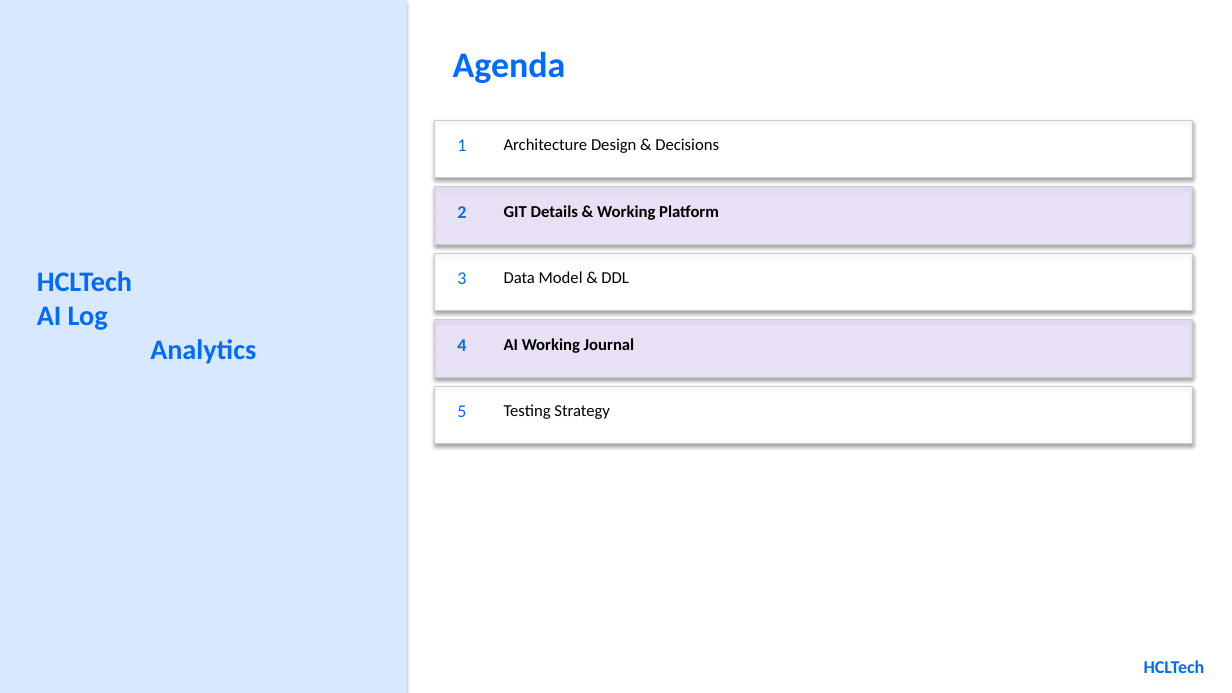
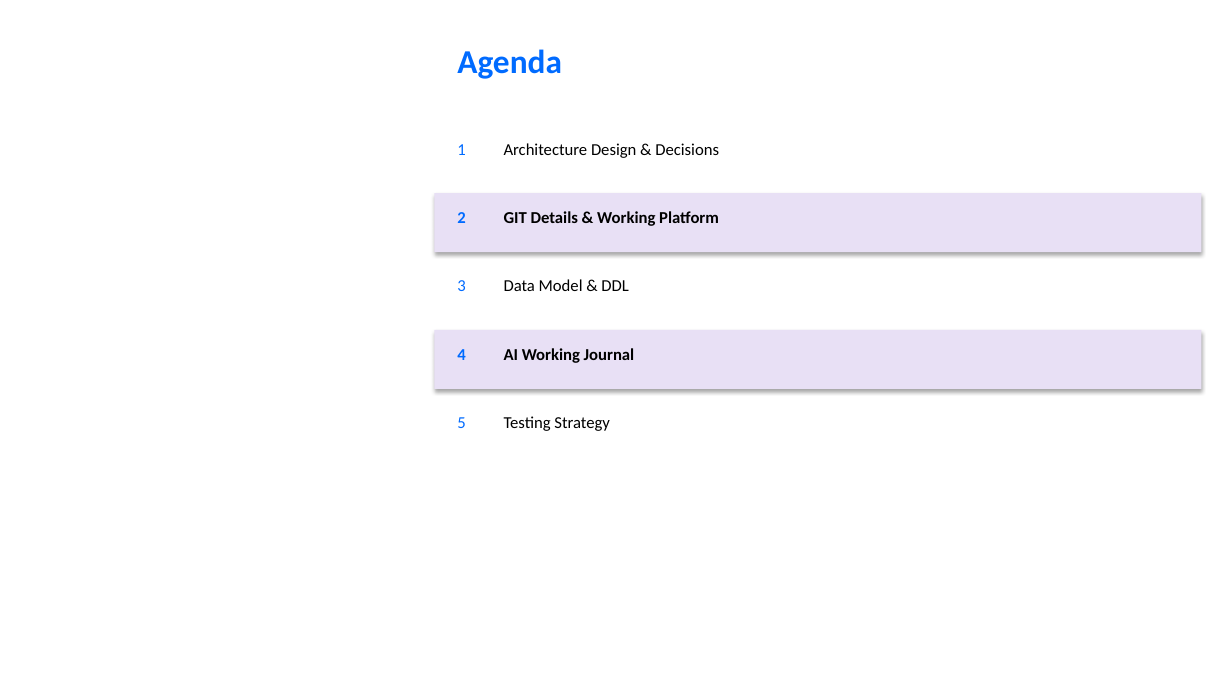
Before and after one commit to koundinyapappu-boop/ai-log-data-platform, a slide deck: slide 2 of docs/AI_Log_Analytics_Platform_HCLTech.pptx. Drawn at 1232x693 pixels with LibreOffice and Linux fonts; fonts in the diff are those of the drawing; background and template pictures are left out. Boxes give left, top, right and bottom in pixels: in the first picture for what was removed or moved away, otherwise in the second. Text is boxed around its words. In the diff, an @@ line names an element or a change of style, - is before the commit and + after.

```diff
--- a/docs/AI_Log_Analytics_Platform_HCLTech.pptx
+++ b/docs/AI_Log_Analytics_Platform_HCLTech.pptx
@@ rectangle removed at (0,0,407,693) @@
@@ text "Agenda" at (457,49,562,79): size 28 to 26 pt @@
@@ rectangle removed at (434,120,1192,177) @@
@@ text "Architecture Design & Decisions": place and size @@
-text "Architecture Design & Decisions" at (504,138,719,153)
+text "Architecture Design & Decisions" at (504,143,719,158)
@@ rectangle: place and size @@
-rectangle at (434,120,1192,177)
+rectangle at (434,193,1202,252)
@@ rectangle at (434,193,1202,252): fill none to #E8E0F5; outline #CCCCCC 0.5 pt to none @@
@@ rectangle removed at (434,187,1192,244) @@
@@ rectangle removed at (434,187,1192,244) @@
@@ text "GIT Details & Working Platform": place and size @@
-text "GIT Details & Working Platform" at (504,205,719,220)
+text "GIT Details & Working Platform" at (504,211,719,226)
@@ rectangle removed at (434,253,1192,311) @@
@@ rectangle removed at (434,253,1192,311) @@
@@ text removed at (37,271,256,364) @@
-HCLTech
-AI Log
-Analytics
@@ text "3": place and size @@
-text "3" at (457,272,466,284)
+text "3" at (457,280,465,291)
@@ text "Data Model & DDL": place and size @@
-text "Data Model & DDL" at (504,271,628,283)
+text "Data Model & DDL" at (504,279,628,291)
@@ rectangle removed at (434,320,1192,377) @@
@@ rectangle: place and size @@
-rectangle at (434,320,1192,377)
+rectangle at (434,330,1202,389)
@@ text "4": place and size @@
-text "4" at (457,339,466,351)
+text "4" at (457,349,465,360)
@@ text "AI Working Journal": place and size @@
-text "AI Working Journal" at (504,338,635,353)
+text "AI Working Journal" at (504,348,635,363)
@@ rectangle removed at (434,386,1192,444) @@
@@ rectangle removed at (434,386,1192,444) @@
@@ size 14 to 13 pt in 5 elements at (457,144,465,155), (457,212,465,223), (457,280,465,291), (457,349,465,360), (457,417,465,428) @@
@@ text "5": place and size @@
-text "5" at (457,405,466,417)
+text "5" at (457,417,465,428)
@@ text "Testing Strategy": place and size @@
-text "Testing Strategy" at (504,404,610,419)
+text "Testing Strategy" at (504,416,610,431)
@@ text removed at (1144,660,1205,673) @@
-HCLTech
```
Also in this commit, not shown: 6 other slides changed, 1 slide added, 1 slide removed.
